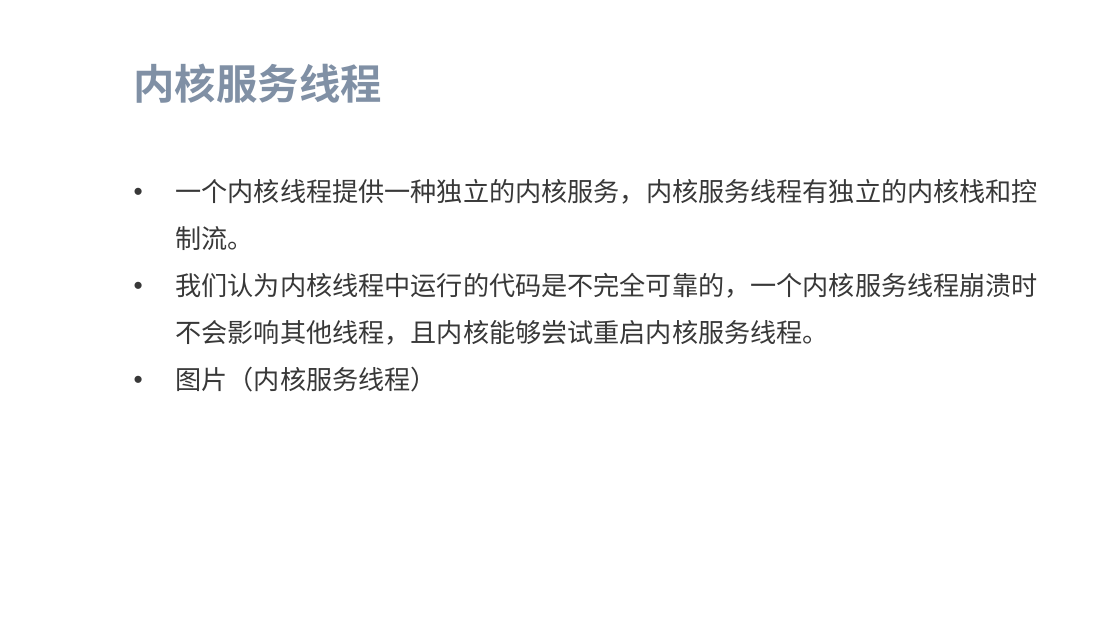
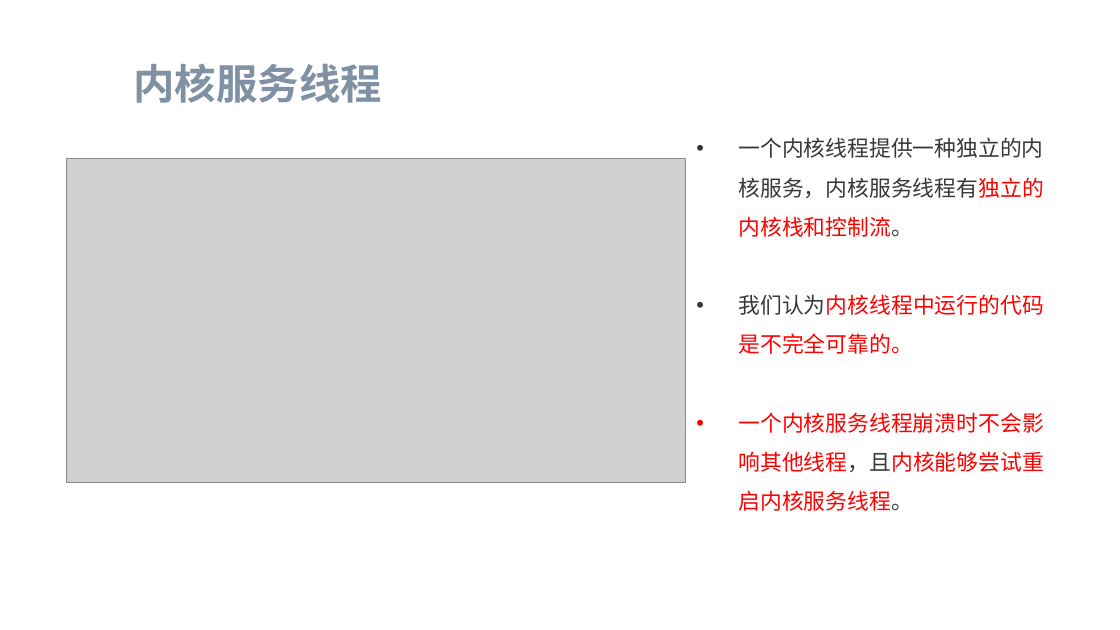
Before and after one commit to flying-rind/mini-Rust-os, a slide deck: slide 15 of tutorial/Mini-Rust-OS.pptx (slide 14 before the commit). Drawn at 1120x630 pixels with LibreOffice and Linux fonts; fonts in the diff are those of the drawing; grey boxes stand for pictures; background and template pictures are left out. Boxes give left, top, right and bottom in pixels: in the first picture for what was removed or moved away, otherwise in the second. Text is boxed around its words. In the diff, an @@ line names an element or a change of style, - is before the commit and + after.

```diff
--- a/tutorial/Mini-Rust-OS.pptx
+++ b/tutorial/Mini-Rust-OS.pptx
@@ text "一个内核线程提供一种独立的内核服务，内核服务线程有独立的内核栈和控制流。": place and size @@
-text "一个内核线程提供一种独立的内核服务，内核服务线程有独立的内核栈和控制流。" at (176, 179, 1038, 392)
+text "一个内核线程提供一种独立的内核服务，内核服务线程有独立的内核栈和控制流。" at (738, 137, 1044, 511)
@@ text at (738, 137, 1044, 237): size 16.8 to 14 pt, text colour #383838 to #FF0000 in "一个内核线程提供一种独立的内核服务，内核服务线程有独立的内核栈和控制流。" @@
@@ picture added at (66, 159, 685, 483) @@
@@ text at (738, 294, 1044, 511): text changed; size 16.8 to 14 pt; text colour #383838 to #FF0000 @@
-• 我们认为内核线程中运行的代码是不完全可靠的，一个内核服务线程崩溃时不会影响其他线程，且内核能够尝试重启内核服务线程。
-• 图片（内核服务线程）
+• 我们认为内核线程中运行的代码是不完全可靠的。
+• 一个内核服务线程崩溃时不会影响其他线程，且内核能够尝试重启内核服务线程。
```
Also in this commit, not shown: 9 other slides changed, 1 slide added, 55 other files.
